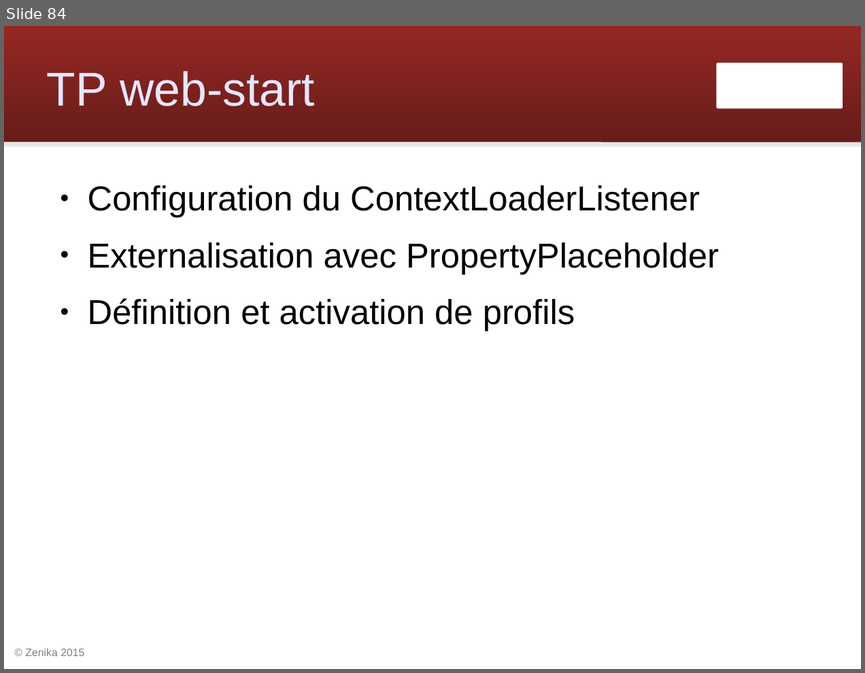
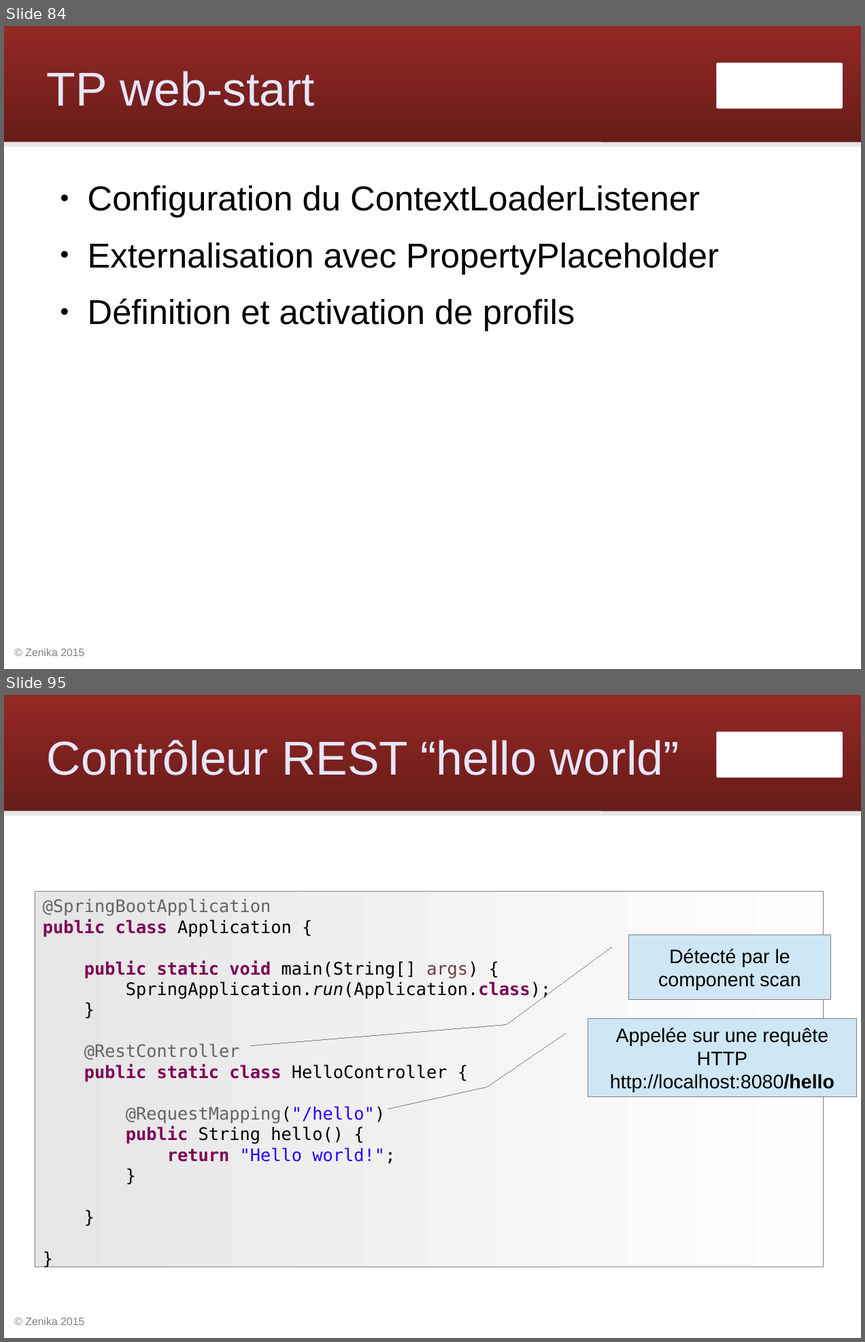
Before and after one commit to Zenika/workshop-spring-core, a slide deck: spring-workshop.odp. Shown one above the other, each under a label of ours: slide 84 before the commit, slides 84 and 95 after it; the slides between them are not shown. The pictures are 865x673 and 865x1342 pixels, drawn with LibreOffice and Linux fonts; fonts in the diff are those of the drawing; background and template pictures are left out. Boxes give left, top, right and bottom in pixels: in the first picture for what was removed or moved away, otherwise in the second. Text is boxed around its words. In the diff, an @@ line names an element or a change of style, - is before the commit and + after.

Commit message:
Créer les slides Spring Boot

```diff
--- a/spring-workshop.odp
+++ b/spring-workshop.odp
@@ slide 95 added at (4,695,861,1338), background #FFFFFF; not listed: 4 template elements that a slide beside it also shows @@
@@ title added at (47,740,679,775), 44 pt, text #E6E6FF @@
+Contrôleur REST “hello world”
@@ rectangle added at (35,892,823,1268), fill gradient #E6E6E6 to #FEFEFE, outline #808080 0 pt, 16 pt, text #000000 @@
+@SpringBootApplication
+public class Application {
+public static void main(String[] args) {
+SpringApplication.run(Application.class);
+}
+@RestController
+public static class HelloController {
+@RequestMapping("/hello")
+public String hello() {
+return "Hello world!";
+}
+}
+}
@@ border callout added at (629,934,832,1000), fill #CFE7F5, outline #808080 0 pt, 18 pt, text #000000 @@
+Détecté par le component scan
@@ border callout added at (588,1019,857,1096), fill #CFE7F5, outline #808080 0 pt, 18 pt, text #000000 @@
+Appelée sur une requête HTTP
+http://localhost:8080/hello
```
Also in this commit, not shown: 1 slide changed, 21 other slides added, 4 other files.
